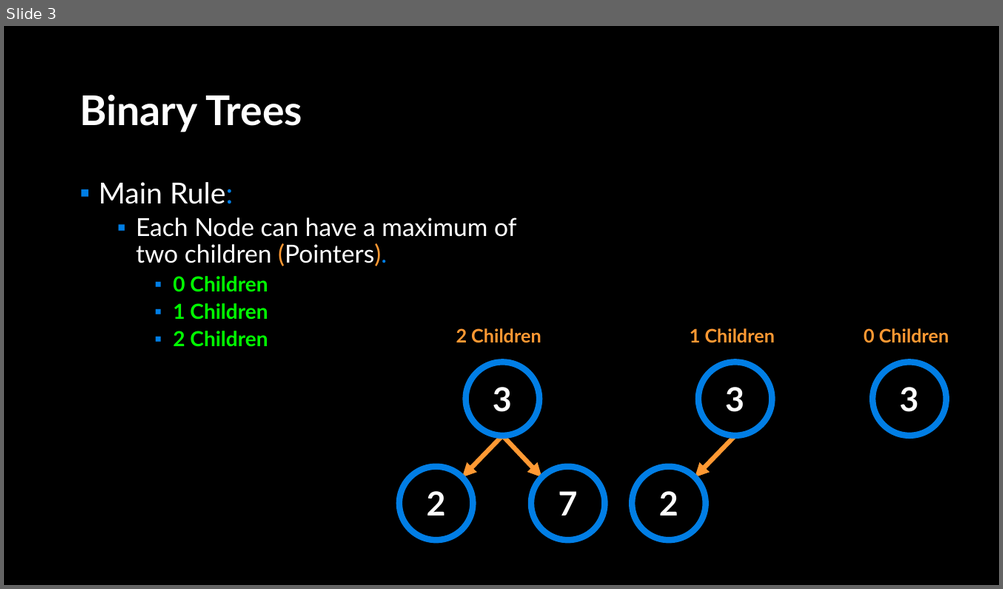
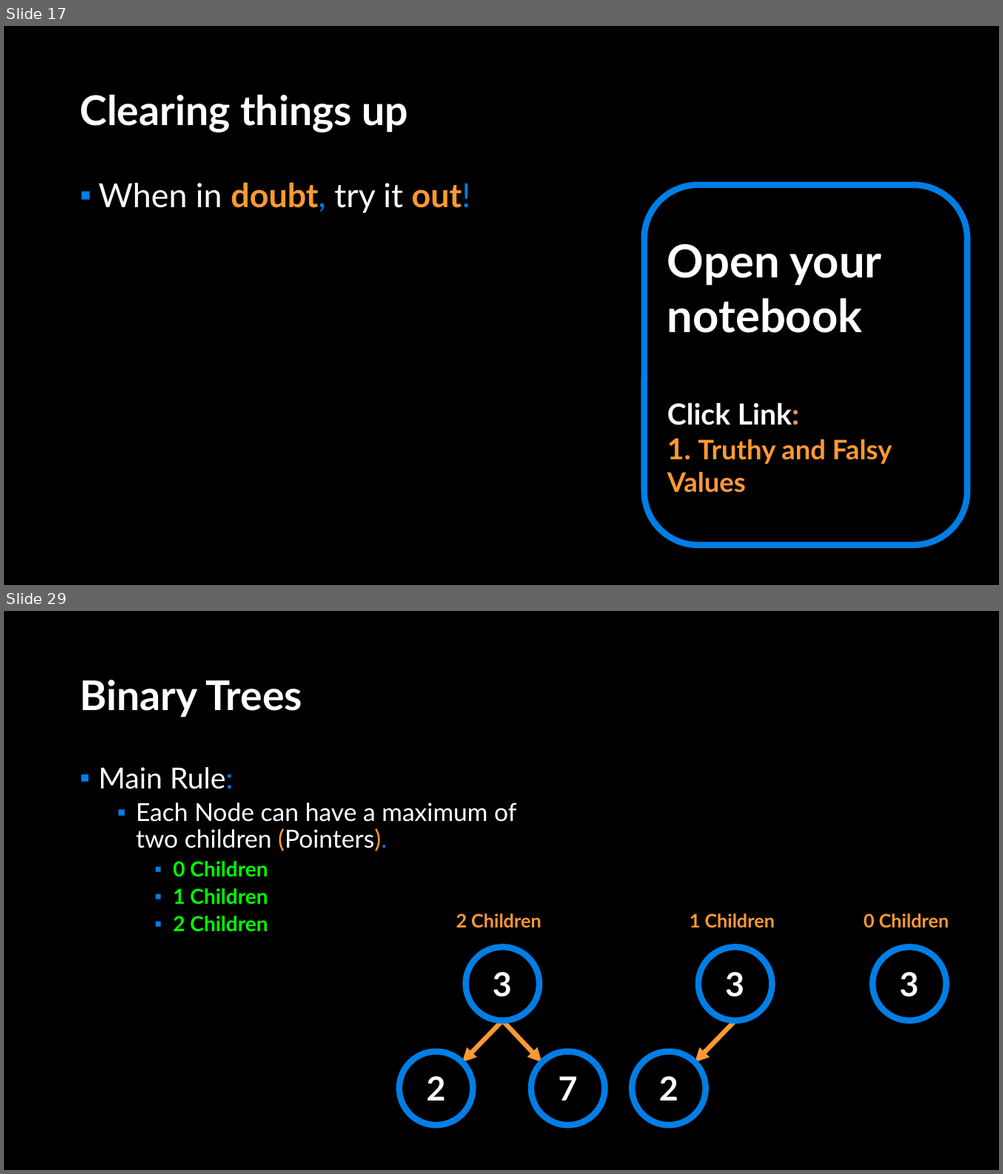
Before and after one commit to APS106/APS106-winter-2022-material, a slide deck: lectures/week12/lecture2/slides/week12_lecture2.pptx. Shown one above the other, each under a label of ours: slide 3 before the commit, slides 17 and 29 after it; the slides between them are not shown. The pictures are 1003x589 and 1003x1174 pixels, drawn with LibreOffice and Linux fonts; fonts in the diff are those of the drawing; background and template pictures are left out. Boxes give left, top, right and bottom in pixels: in the first picture for what was removed or moved away, otherwise in the second. Text is boxed around its words. In the diff, an @@ line names an element or a change of style, - is before the commit and + after.

```diff
--- a/lectures/week12/lecture2/slides/week12_lecture2.pptx
+++ b/lectures/week12/lecture2/slides/week12_lecture2.pptx
@@ slide 17 added at (4,26,999,585), background picture (left out) @@
@@ title added at (79,94,409,133), 39.6 pt, text #FFFFFF, bold @@
+Clearing things up
@@ text added at (99,182,471,213), 32 pt, text #FFFFFF @@
+▪ When in doubt, try it out!
@@ rounded rectangle added at (644,185,967,545), outline #017EE5 6 pt, 26 pt, text #FFFFFF, bold @@
+Open your notebook
+Click Link:
+1. Truthy and Falsy Values
@@ what was slide 3 is now slide 29 @@
```
Also in this commit, not shown: 2 slides changed, 25 other slides added, 3 other files.
